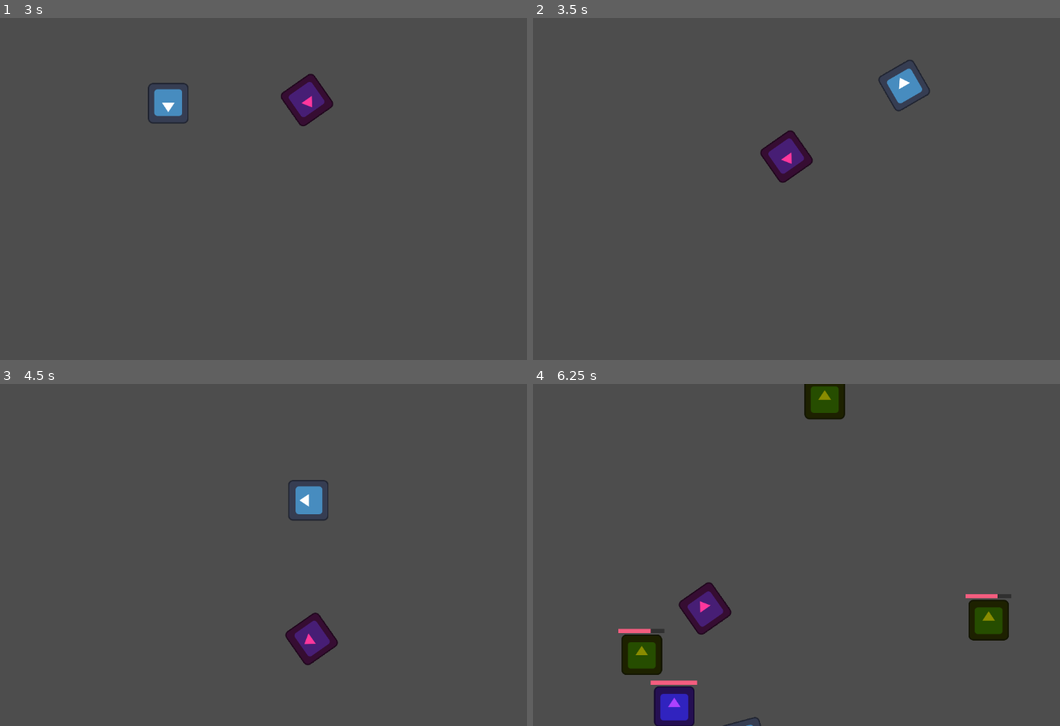
Above: before the commit, frames 1-4 (two rows, left to right).
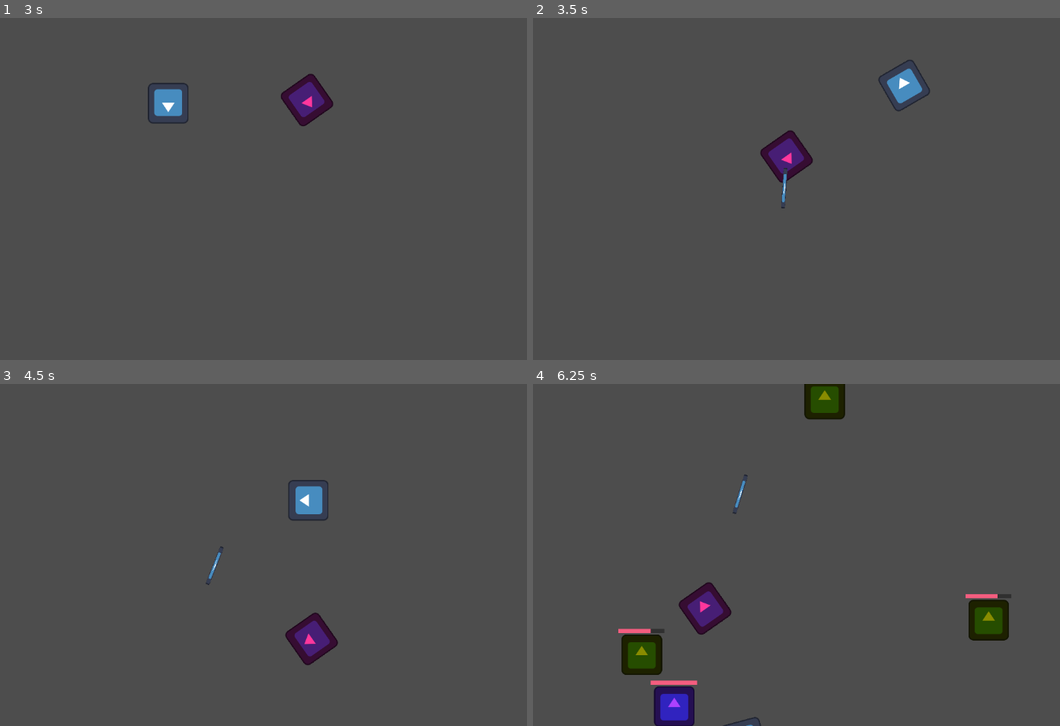
Above: after the commit, the same moments.

Repository: arrowira/cookiejam4
Game: Godot game, scene res://scenes/main.tscn
The game is run twice, just before and just after one commit, with the same random seed, the same clock (stepped at 60 frames per second) and the same inputs. The engine's default icon, where the game draws it, is replaced by a stand-in: a white triangle on a blue panel in a dark square.
Inputs:
- Up to frame 1 (3 s): tap Space (space) every 0.75 s from 0.6 to 2.85 s
- Up to frame 2 (3.5 s): no input
- Up to frame 3 (4.5 s): tap Space (space) at 3.6, 4.35 s
- Up to frame 4 (6.25 s): tap Space (space) at 5.1, 5.85 s

Frame 1 is identical in both runs. In frame 2, less than 0.1% of the frame differs, in the area x 47-49%, y 43-56%; in frame 3, less than 0.1%; in frame 4, less than 0.1%.

Commit message:
riffler shooting works

Diff:
--- a/cookie-jam-4/projectile.gd
+++ b/cookie-jam-4/projectile.gd
@@ -1,12 +1,16 @@
-extends RigidBody2D
+extends Area2D
 
-
+var speed = 50
 # Called when the node enters the scene tree for the first time.
 func _ready() -> void:
 	pass # Replace with function body.
 
 func _physics_process(delta: float) -> void:
-	position += Vector2.UP*10
+	position += speed*Vector2(-cos(rotation), -sin(rotation))
+
+	#friction
+	speed*=0.99
+
 
 
 func _on_death_timeout() -> void:
--- a/cookie-jam-4/riffler.gd
+++ b/cookie-jam-4/riffler.gd
@@ -8,6 +8,8 @@
 
 var dir = Vector2.ZERO
 var behaviour = "default"
+
+var pProj = preload("res://scenes/projectile.tscn")
 
 func _ready() -> void:
 	$healthBar.value = 100
@@ -57,4 +59,8 @@
 
 
 func _on_shooting_cd_timeout() -> void:
-	pass # Replace with function body.
+	if randf()<0.7:
+		var projectile = pProj.instantiate()
+		projectile.global_position = global_position
+		projectile.rotation = atan2(global_position.y-player.y, global_position.x-player.x)
+		get_parent().add_child(projectile)
--- a/cookie-jam-4/scenes/projectile.tscn
+++ b/cookie-jam-4/scenes/projectile.tscn
@@ -6,7 +6,7 @@
 [sub_resource type="CircleShape2D" id="CircleShape2D_q3m7n"]
 radius = 13.0
 
-[node name="projectile" type="RigidBody2D"]
+[node name="projectile" type="Area2D"]
 script = ExtResource("1_q3m7n")
 
 [node name="CollisionShape2D" type="CollisionShape2D" parent="."]
@@ -18,5 +18,7 @@
 texture = ExtResource("1_c8fcr")
 
 [node name="death" type="Timer" parent="."]
+wait_time = 3.0
+autostart = true
 
 [connection signal="timeout" from="death" to="." method="_on_death_timeout"]
--- a/cookie-jam-4/scenes/riffler.tscn
+++ b/cookie-jam-4/scenes/riffler.tscn
@@ -45,7 +45,6 @@
 autostart = true
 
 [node name="shootingCD" type="Timer" parent="."]
-wait_time = 0.4
 autostart = true
 
 [connection signal="timeout" from="knockback" to="." method="_on_knockback_timeout"]
